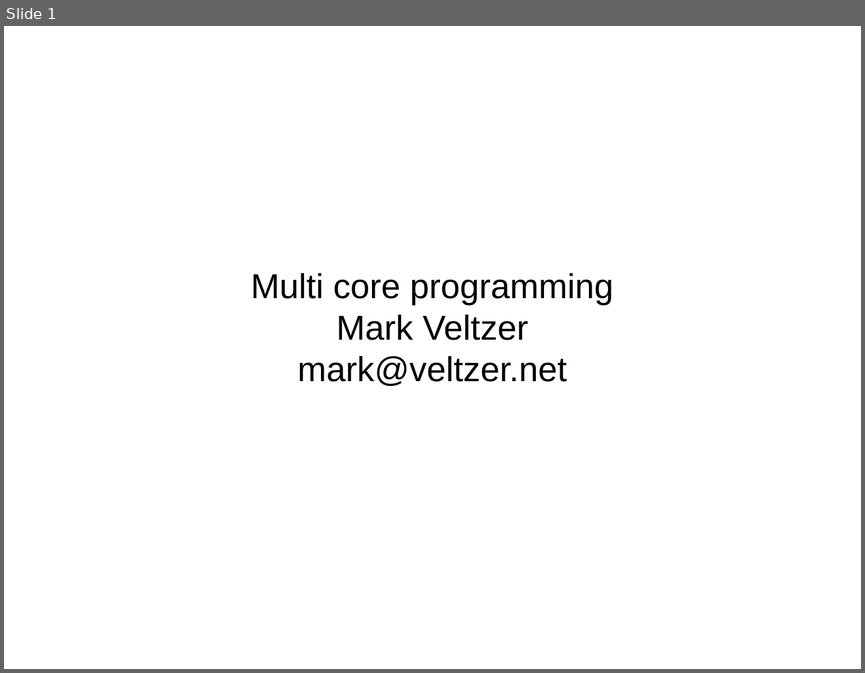
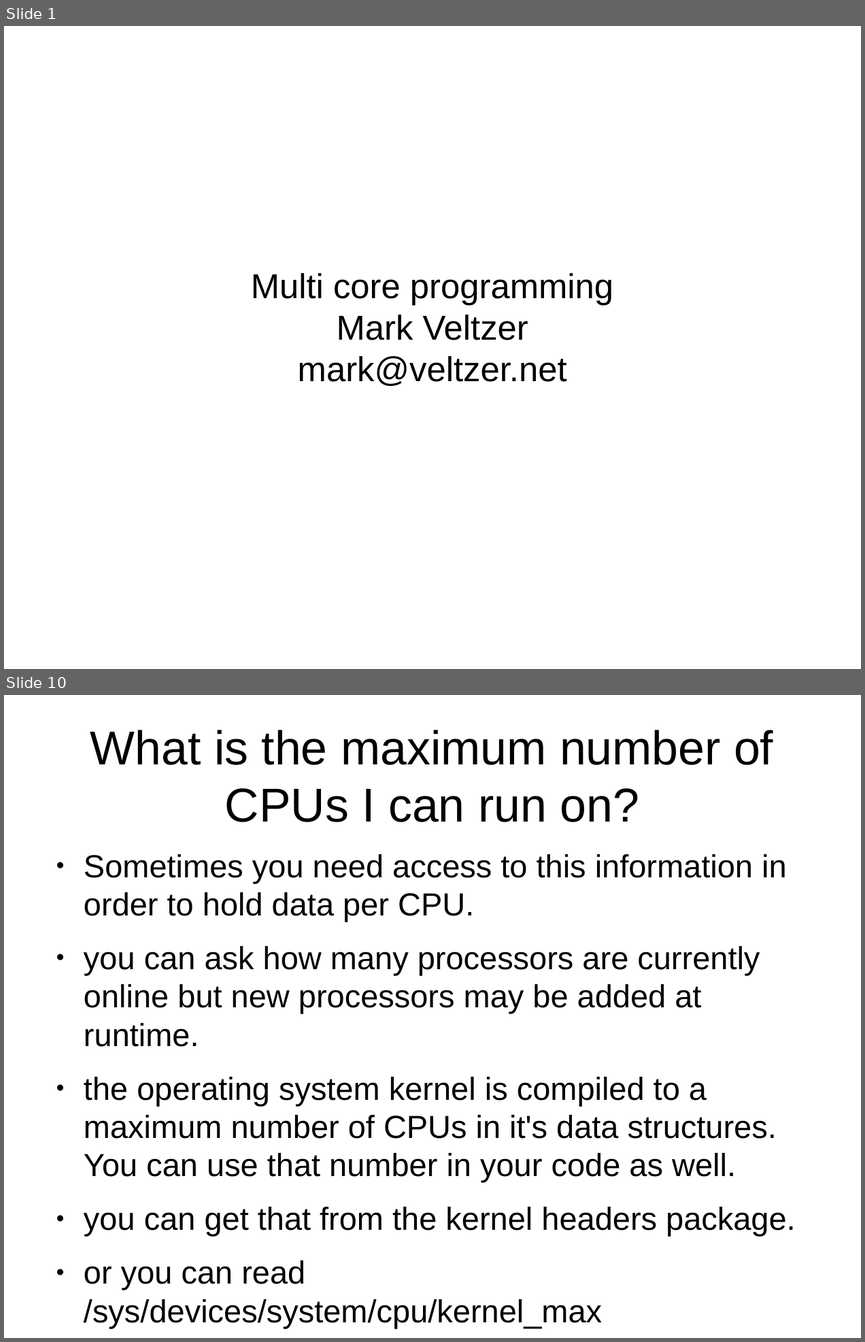
Before and after one commit to veltzer/demos-linux, a slide deck: multi_core/multicore.odp. Shown one above the other, each under a label of ours: slide 1 before the commit, slides 1 and 10 after it; the slides between them are not shown. The pictures are 865x673 and 865x1342 pixels, drawn with LibreOffice and Linux fonts; fonts in the diff are those of the drawing. Boxes give left, top, right and bottom in pixels: in the first picture for what was removed or moved away, otherwise in the second. Text is boxed around its words. In the diff, an @@ line names an element or a change of style, - is before the commit and + after.

```diff
--- a/multi_core/multicore.odp
+++ b/multi_core/multicore.odp
@@ slide 10 added at [4,695,861,1338], background #FFFFFF @@
@@ title added at [90,730,773,822], 44 pt, text #000000 @@
+What is the maximum number of CPUs I can run on?
@@ text added at [84,854,796,1327], 29.6 pt, text #000000 @@
+● Sometimes you need access to this information in order to hold data per CPU.
+● you can ask how many processors are currently online but new processors may be added at runtime.
+● the operating system kernel is compiled to a maximum number of CPUs in it's data structures. You can use that number in your code as well.
+● you can get that from the kernel headers package.
+● or you can read /sys/devices/system/cpu/kernel_max
```
Also in this commit, not shown: 65 other slides added, 1 slide removed, 1 other file.
